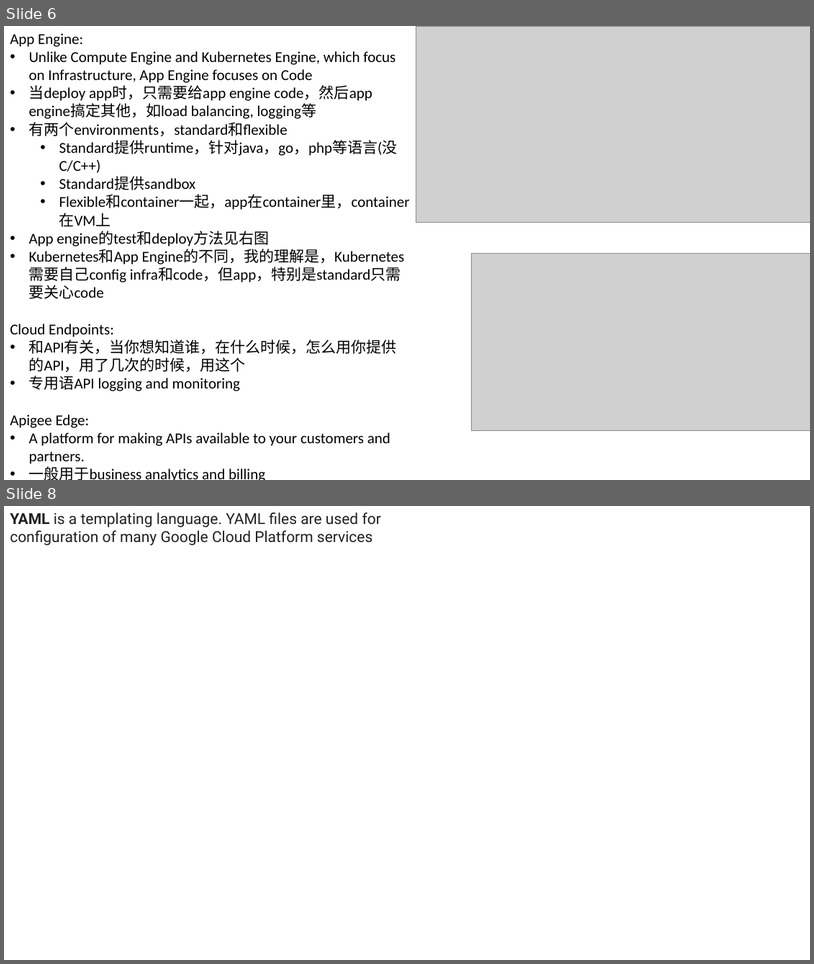
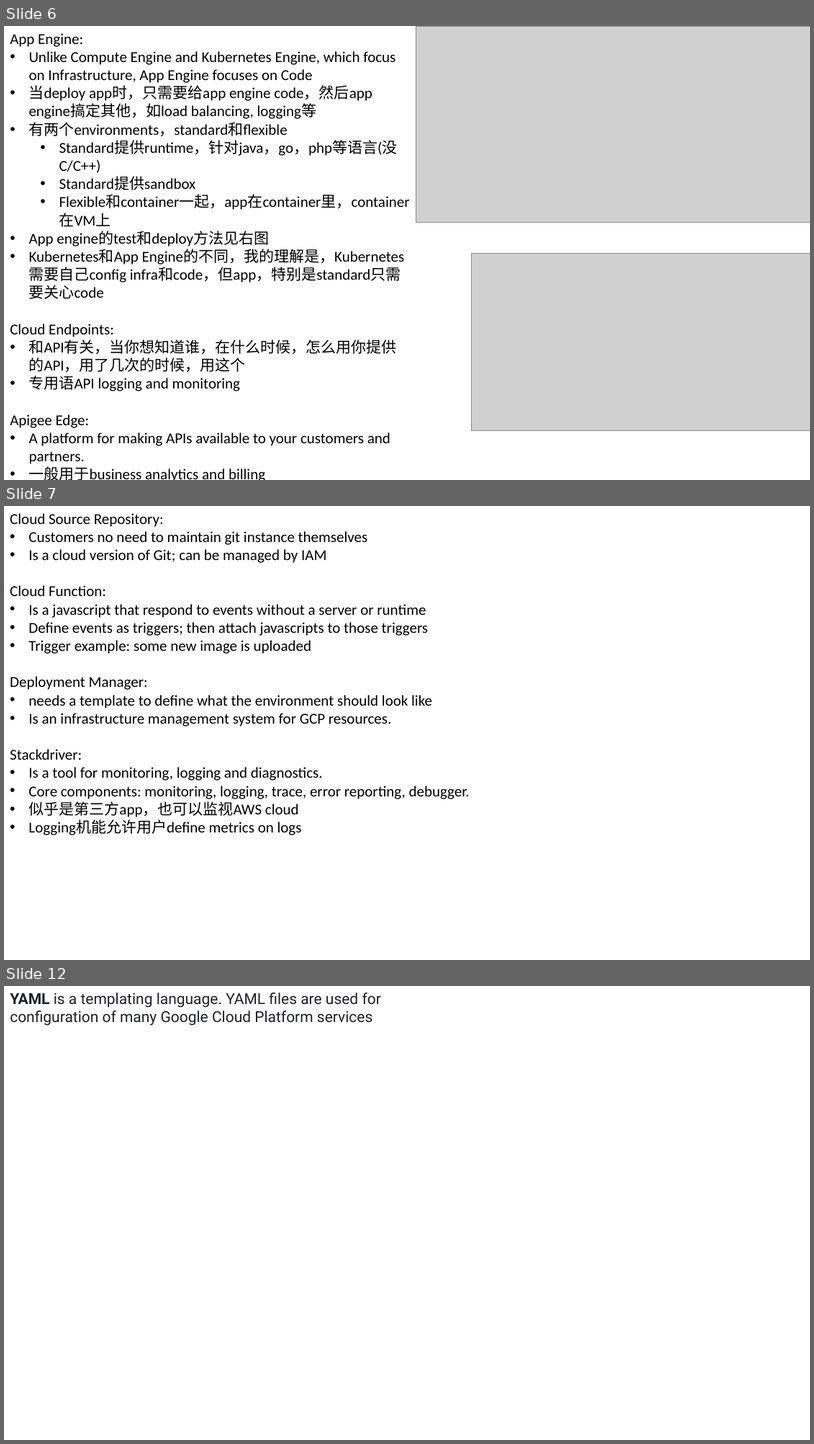
Before and after one commit to legend507/CommonSense, a slide deck: [GCP_Coursera].pptx. Shown one above the other, each under a label of ours: slides 6 and 8 before the commit, slides 6, 7 and 12 after it; the slides between them are not shown. The pictures are 814x964 and 814x1444 pixels, drawn with LibreOffice and Linux fonts; fonts in the diff are those of the drawing; grey boxes stand for pictures. Boxes give left, top, right and bottom in pixels: in the first picture for what was removed or moved away, otherwise in the second. Text is boxed around its words. In the diff, an @@ line names an element or a change of style, - is before the commit and + after.

```diff
--- a/[GCP_Coursera].pptx
+++ b/[GCP_Coursera].pptx
@@ slide 7 added at (4, 506, 810, 960), background #FFFFFF @@
@@ text added at (10, 513, 470, 835), 18 pt, text #000000 @@
+Cloud Source Repository:
+• Customers no need to maintain git instance themselves
+• Is a cloud version of Git; can be managed by IAM
+Cloud Function:
+• Is a javascript that respond to events without a server or runtime
+• Define events as triggers; then attach javascripts to those triggers
+• Trigger example: some new image is uploaded
+Deployment Manager:
+• needs a template to define what the environment should look like
+• Is an infrastructure management system for GCP resources.
+Stackdriver:
+• Is a tool for monitoring, logging and diagnostics.
+• Core components: monitoring, logging, trace, error reporting, debugger.
+• 似乎是第三方app，也可以监视AWS cloud
+• Logging机能允许用户define metrics on logs
@@ what was slide 8 is now slide 12 @@
```
Also in this commit, not shown: 1 slide changed, 4 other slides added, 1 slide removed.
